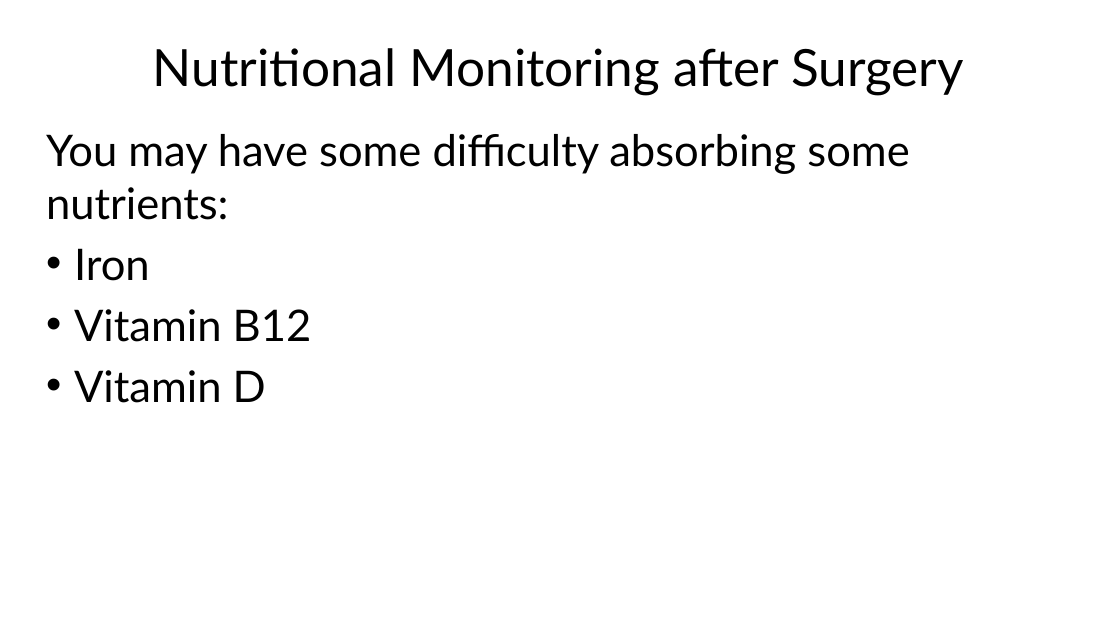
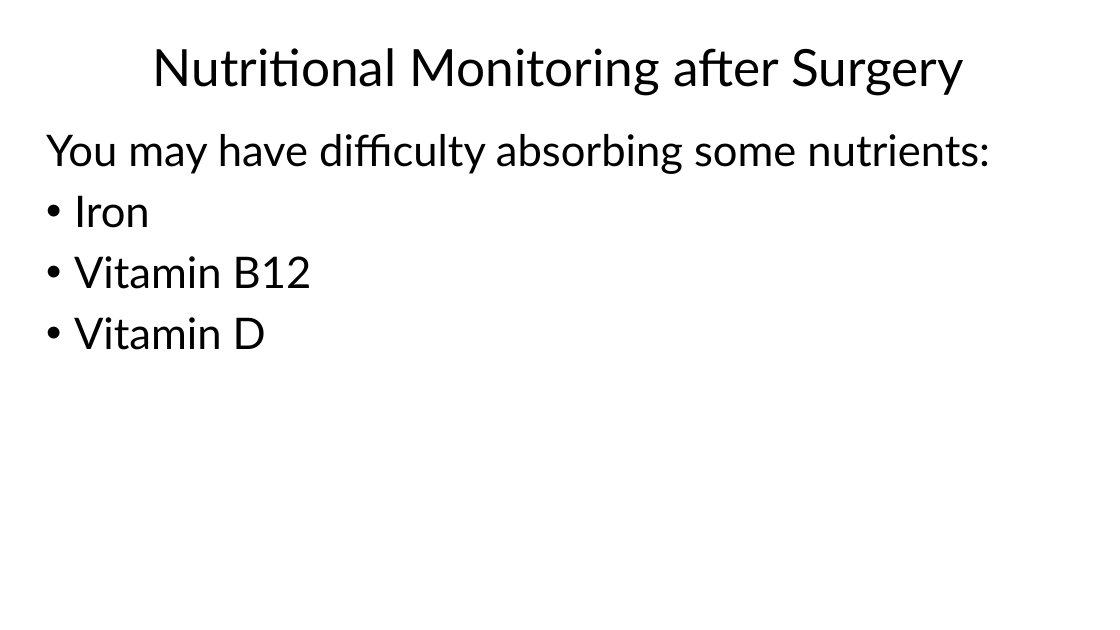
Before and after one commit to jcsalo/patient_education, a slide deck: slide 58 of lci_surgery.pptx. Drawn at 1120x630 pixels with LibreOffice and Linux fonts; fonts in the diff are those of the drawing. Boxes give left, top, right and bottom in pixels: in the first picture for what was removed or moved away, otherwise in the second. Text is boxed around its words. In the diff, an @@ line names an element or a change of style, - is before the commit and + after.

```diff
--- a/lci_surgery.pptx
+++ b/lci_surgery.pptx
@@ text at [46,134,990,174]: text changed @@
-You may have some difficulty absorbing some nutrients:
+You may have difficulty absorbing some nutrients:
```
Also in this commit, not shown: 4 other slides changed, 53 other files.
